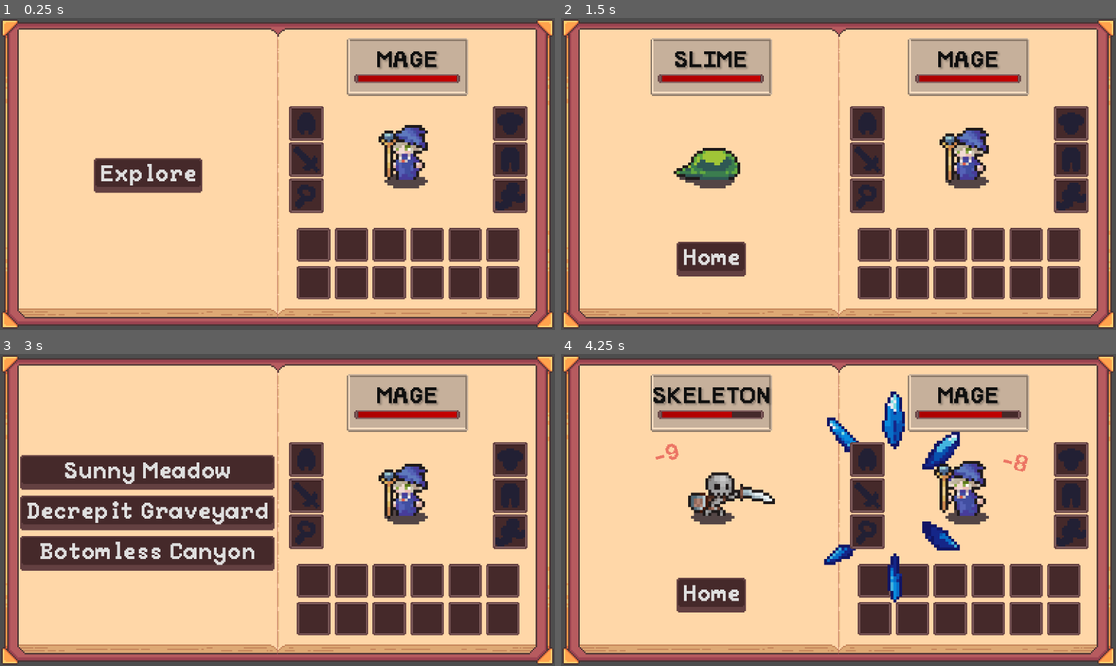
Above: before the commit, frames 1-4 (two rows, left to right).
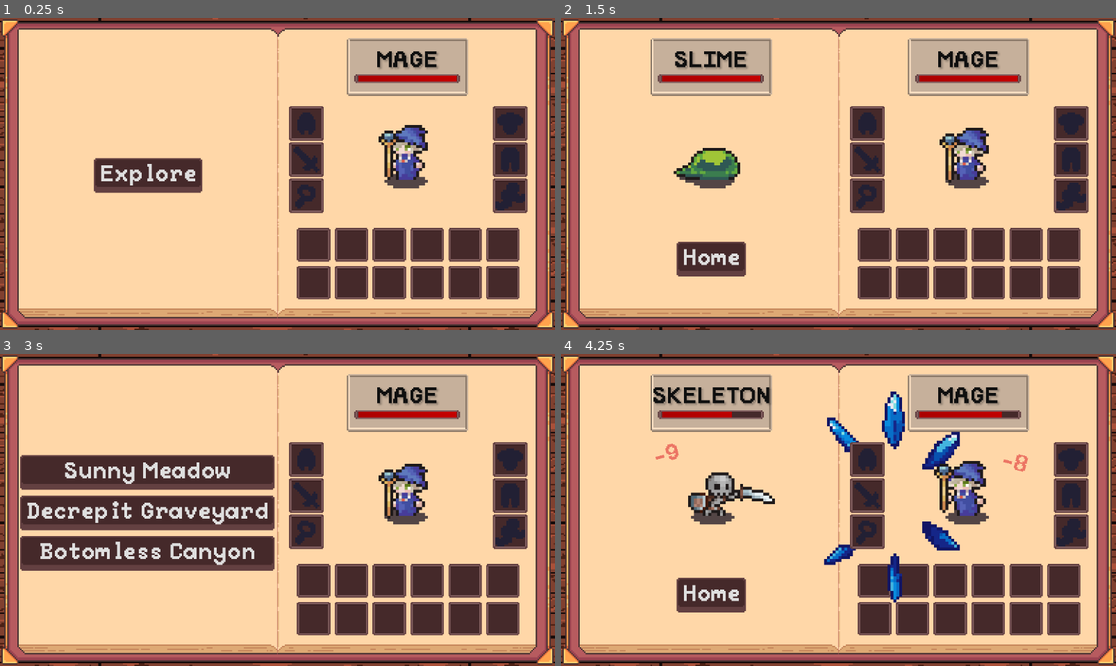
Above: after the commit, the same moments.

Repository: Blortlett/GodotIdle
Game: Godot game, scene res://Scenes/GuiNode.tscn
The game is run twice, just before and just after one commit, with the same random seed, the same clock (stepped at 60 frames per second) and the same inputs.
Inputs:
- Up to frame 1 (0.25 s): no input
- Up to frame 2 (1.5 s): click "Explore" at 0.5 s; click "Sunny Meadow" at 1.25 s
- Up to frame 3 (3 s): click "Home" at 2 s; click "Explore" at 2.75 s
- Up to frame 4 (4.25 s): click "Decrepit Graveyard" at 3.5 s

The runs differ from the first frame. In frame 1, 3.9% of the frame differs, in the area x 0-100%, y 0-100%; in frame 2, 3.9%; in frame 3, 3.9%; in frame 4, 3.9%.

Commit message:
Final balance for a while, added some wood texture for the background

Diff:
--- a/Inventory/LootTable/Drops/Accessories/AmuletOfStrengthDrop.tres
+++ b/Inventory/LootTable/Drops/Accessories/AmuletOfStrengthDrop.tres
@@ -1,10 +1,12 @@
-[gd_resource type="Resource" script_class="LootTableEntry" load_steps=2 format=3 uid="uid://6hcjshx71w6p"]
+[gd_resource type="Resource" script_class="LootTableEntry" load_steps=3 format=3 uid="uid://6hcjshx71w6p"]
 
+[ext_resource type="Resource" uid="uid://cx6mafvwwgjdx" path="res://Inventory/Items/Accessories/AmuletOfStrength.tres" id="1_5sj8p"]
 [ext_resource type="Script" uid="uid://dlpa2k4sqe0y5" path="res://Inventory/LootTable/scrLootTableEntry.gd" id="1_qtpof"]
 
 [resource]
 script = ExtResource("1_qtpof")
-ChanceToSpawn = 0.0
-MinAmount = 0
-MaxAmount = 0
+Loot = ExtResource("1_5sj8p")
+ChanceToSpawn = 10.0
+MinAmount = 1
+MaxAmount = 1
 metadata/_custom_type_script = "uid://dlpa2k4sqe0y5"
--- a/Inventory/LootTable/Drops/Accessories/RingOfMagicDrop.tres
+++ b/Inventory/LootTable/Drops/Accessories/RingOfMagicDrop.tres
@@ -6,7 +6,7 @@
 [resource]
 script = ExtResource("2_sjvtd")
 Loot = ExtResource("1_i5h7l")
-ChanceToSpawn = 5.0
+ChanceToSpawn = 10.0
 MinAmount = 1
 MaxAmount = 1
 metadata/_custom_type_script = "uid://dlpa2k4sqe0y5"
--- a/Inventory/LootTable/Drops/Materials/BoneDrop.tres
+++ b/Inventory/LootTable/Drops/Materials/BoneDrop.tres
@@ -6,7 +6,7 @@
 [resource]
 script = ExtResource("2_fpt2l")
 Loot = ExtResource("1_hs2ps")
-ChanceToSpawn = 1.0
+ChanceToSpawn = 100.0
 MinAmount = 1
 MaxAmount = 2
 metadata/_custom_type_script = "uid://dlpa2k4sqe0y5"
--- a/Inventory/LootTable/Drops/Materials/IronOreDrop.tres
+++ b/Inventory/LootTable/Drops/Materials/IronOreDrop.tres
@@ -6,7 +6,7 @@
 [resource]
 script = ExtResource("1_al55f")
 Loot = ExtResource("1_06dmt")
-ChanceToSpawn = 1.0
+ChanceToSpawn = 100.0
 MinAmount = 1
 MaxAmount = 2
 metadata/_custom_type_script = "uid://dlpa2k4sqe0y5"
--- a/Inventory/LootTable/Drops/Materials/LeatherDrop.tres
+++ b/Inventory/LootTable/Drops/Materials/LeatherDrop.tres
@@ -6,7 +6,7 @@
 [resource]
 script = ExtResource("2_mu27x")
 Loot = ExtResource("1_1tx4d")
-ChanceToSpawn = 1.0
+ChanceToSpawn = 100.0
 MinAmount = 1
 MaxAmount = 2
 metadata/_custom_type_script = "uid://dlpa2k4sqe0y5"
--- a/Scenes/GuiNode.tscn
+++ b/Scenes/GuiNode.tscn
@@ -1,6 +1,7 @@
-[gd_scene load_steps=13 format=3 uid="uid://8vyvaxykm4g4"]
+[gd_scene load_steps=14 format=3 uid="uid://8vyvaxykm4g4"]
 
 [ext_resource type="PackedScene" uid="uid://b3bd2ccqkh00a" path="res://Inventory/UI/InventoryUI/nInventoryUI.tscn" id="1_x6p71"]
+[ext_resource type="Texture2D" uid="uid://cwvgpea6e7h8g" path="res://Art/wood_texture_full_screen.png" id="1_xnu72"]
 [ext_resource type="Script" uid="uid://dlkijgainja7j" path="res://Scripts/Managers/scrCharacterRegister.gd" id="2_cbp6g"]
 [ext_resource type="Script" uid="uid://dtbqlt8shj24b" path="res://Scripts/Managers/scrCombatManager.gd" id="5_idfla"]
 [ext_resource type="Script" uid="uid://bpiip7dmpkbh8" path="res://Areas/scrArea.gd" id="8_0l2m4"]
@@ -14,6 +15,16 @@
 [ext_resource type="Script" uid="uid://8dyup1wg1q7x" path="res://Scripts/Managers/scrConsumableManager.gd" id="12_xnu72"]
 
 [node name="Node" type="Node"]
+
+[node name="TextureRect" type="TextureRect" parent="."]
+texture_filter = 1
+offset_left = 581.0
+offset_top = -36.0
+offset_right = 837.0
+offset_bottom = 566.0
+rotation = 1.5708
+texture = ExtResource("1_xnu72")
+stretch_mode = 1
 
 [node name="GameUI" parent="." instance=ExtResource("1_x6p71")]
 anchors_preset = 0
Binary file added: Art/wood_texture_full_screen.png
Not shown, added: Art/wood_texture_full_screen.png.import
